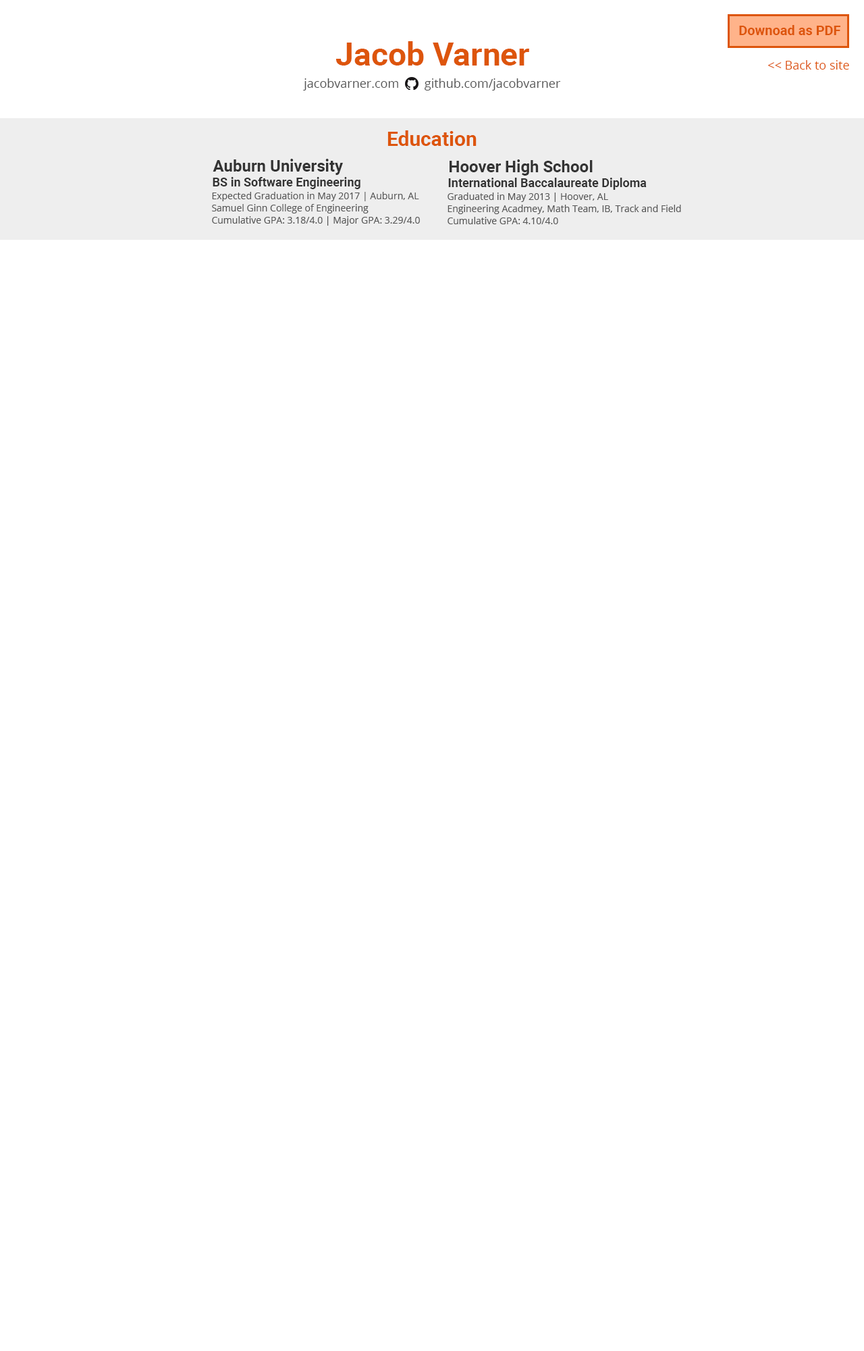
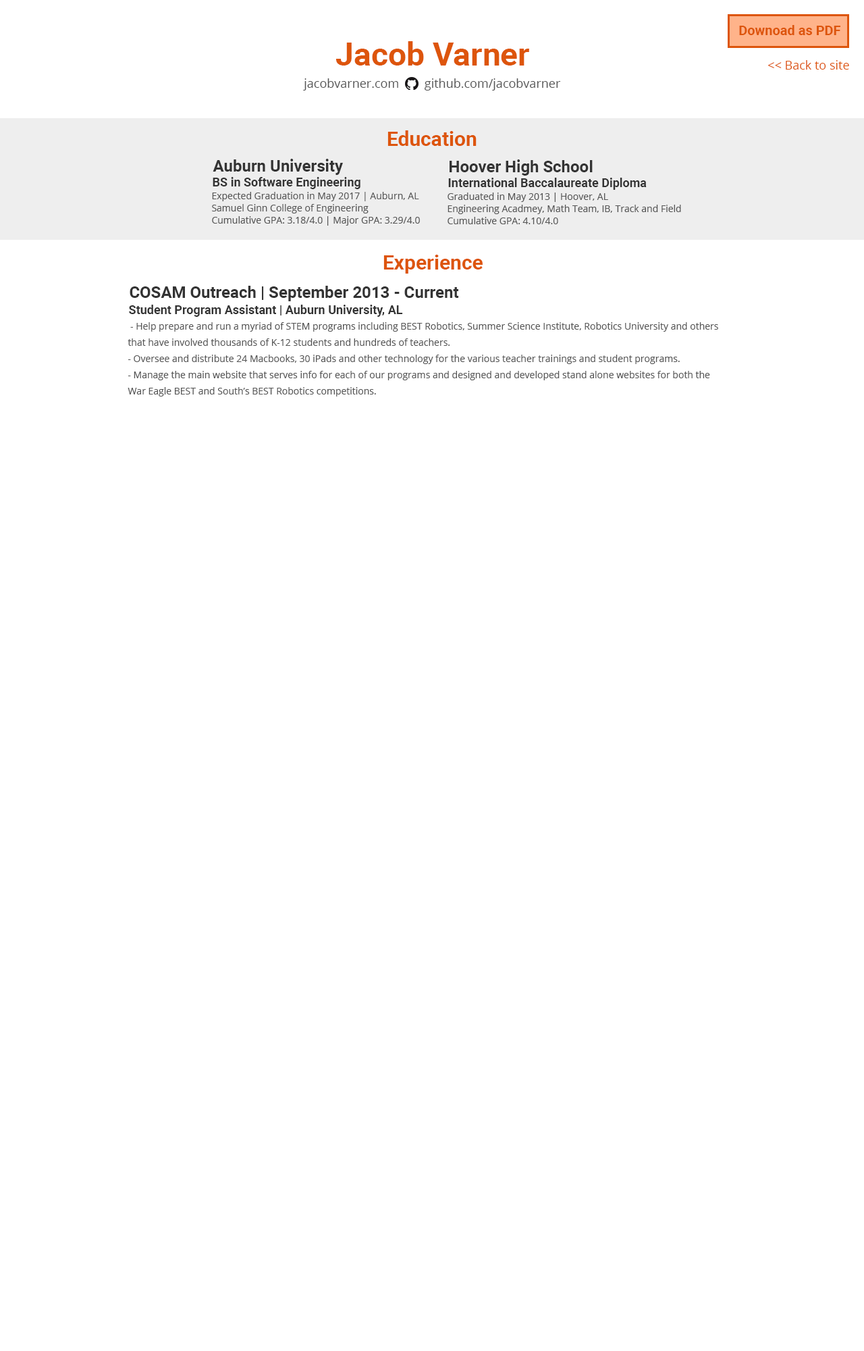
Layered file, before and after one edit (864px x 1351px). Changes by layer:
added layer "Experience" above "- Help prepare and run a myriad of STEM programs including BES" over [383, 254, 483, 274]
added layer "- Help prepare and run a myriad of STEM programs including BES" above "Student Program Assistant | Auburn University, AL" over [127, 322, 719, 397]
added layer "Student Program Assistant | Auburn University, AL" above "COSAM Outreach | September 2013 - Current" over [128, 304, 404, 317]
added layer "COSAM Outreach | September 2013 - Current" above "Education" over [129, 285, 460, 302]
